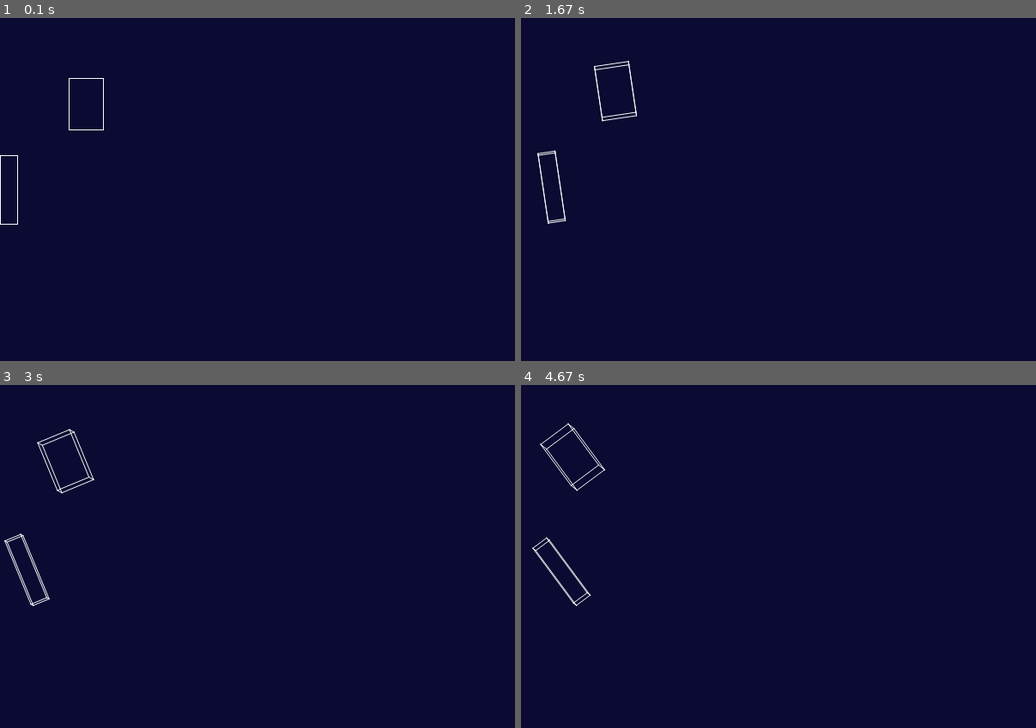
Above: before the commit, frames 1-4 (two rows, left to right).
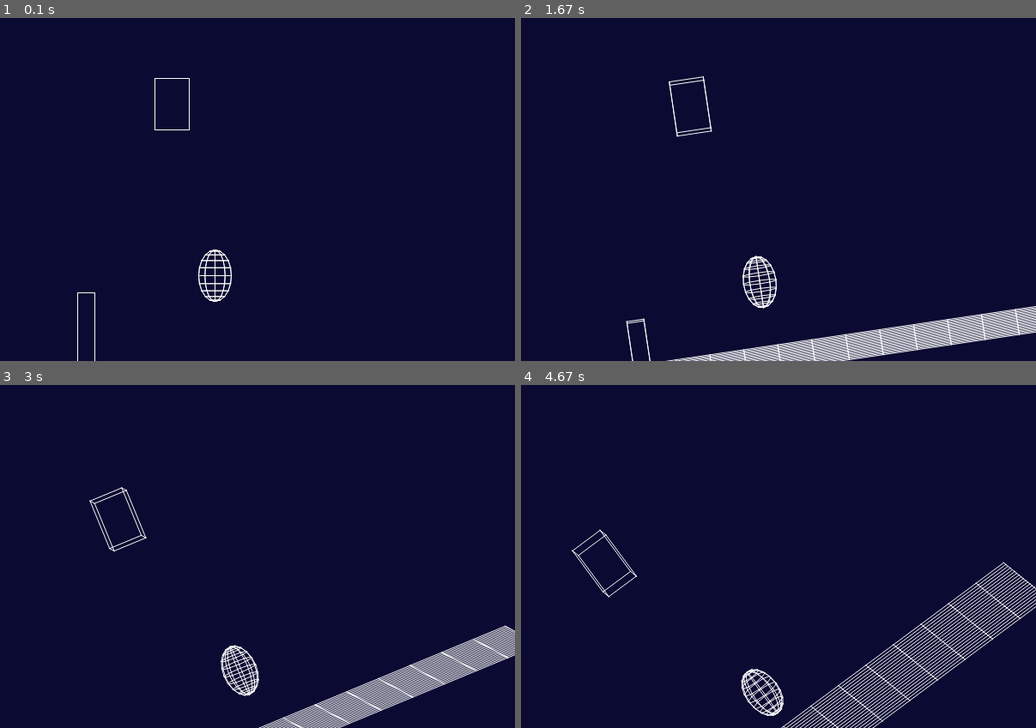
Above: after the commit, the same moments.

Repository: petercollingridge/Pygame3D
Game: pygame game, started from examples.py
The game is run twice, just before and just after one commit, with the same random seed, the same clock (stepped at 60 frames per second) and the same inputs. The source is Python 2; it was converted automatically to run under Python 3.
Inputs:
- Up to frame 1 (0.1 s): no input
- Up to frame 2 (1.67 s): hold Right 0.33-0.8 s; hold Up 0.83-1.13 s; hold W 0.83-1.13 s; tap Z at 0.9, 1.23, 1.53 s; tap = at 0.98 s; hold Right 1.17-1.63 s; tap - at 1.32 s
- Up to frame 3 (3 s): hold Left 1.67-2.2 s; hold A 1.67-2.2 s; tap Z at 1.73, 2.03, 2.3, 2.63, 2.93 s; hold Down 2.23-2.53 s; hold S 2.23-2.53 s; tap = at 2.38 s; hold Left 2.57-2.97 s; hold A 2.57-2.97 s; tap - at 2.72 s
- Up to frame 4 (4.67 s): hold Up 3-3.37 s; hold W 3-3.37 s; tap Z at 3.07, 3.47, 3.77, 4.13, 4.53 s; hold Right 3.4-4.03 s; tap = at 3.55 s; hold Down 4.07-4.43 s; hold S 4.07-4.43 s; tap - at 4.22 s; hold Left from 4.47 s (still down); hold A from 4.47 s (still down)

The runs differ from the first frame. In frame 1, 0.7% of the frame differs, in the area x 0-46%, y 17-100%; in frame 2, 5.5%, in the area x 3-100%, y 12-100%; in frame 3, 5.4%; in frame 4, 5.0%.

Commit message:
Added functions to create spheroids and a horizontal plane.

Diff:
--- a/examples.py
+++ b/examples.py
@@ -2,7 +2,7 @@
 import wireframeDisplay as wd
 
 def testWireframes():
-    """ Creates a triangle and cuboid wireframe """
+    """ Creates a triangle and cuboid wireframe. """
 
     triangle = wf.Wireframe()
     triangle.addNodes([[100,200,10], [200,200,10], [125,100,500]])
@@ -14,13 +14,15 @@
     print cuboid.nodes
 
 def testWireframeRotate():
+    """" Creates a cuboid and rotates it about the x-axis. """
+
     cuboid = wf.getCuboid((100,100,10), (20,30,40))
     cuboid.output()
     cuboid.rotateX(0, 0, 0.2)
     cuboid.output()
 
 def testWireframeGroup():
-    """ Create a group of wireframes consisting of two cuboids """
+    """ Create a group of wireframes consisting of two cuboids. """
 
     g = wf.WireframeGroup()
     g.addWireframe('cube1', wf.getCuboid((100,100,10), (20,30,40)))
@@ -28,9 +30,13 @@
     g.output()
 
 def testWireframeDisplay():
+    """ Create display with two cuboids, a plane and spheroid """
+
     viewer = wd.WireframeViewer(600, 400)
-    viewer.addWireframe('cube1',  wf.getCuboid((100,100,10), (20,30,40)))
-    viewer.addWireframe('cube2',  wf.getCuboid(( 10,200,10), (10,40,20)))
+    viewer.addWireframe('grid',  wf.getHorizontalGrid((20,400,0), (40,30), (14,20)))
+    viewer.addWireframe('cube1', wf.getCuboid((200,100,400), (20,30,40)))
+    viewer.addWireframe('cube2', wf.getCuboid((100,360, 20), (10,40,20)))
+    viewer.addWireframe('sphere', wf.getSpheroid((250,300, 100), (20,30,40)))
     viewer.run()
 
 #testWireframes()
--- a/wireframe.py
+++ b/wireframe.py
@@ -163,3 +163,37 @@
     cuboid.addEdges([(n,n+4) for n in range(0,4)]+[(n,n+1) for n in range(0,8,2)]+[(n,n+2) for n in (0,1,4,5)])
 
     return cuboid
+
+def getSpheroid((x,y,z), (rx, ry, rz), resolution=10):
+    """ Returns a wireframe spheroid centred on (x,y,z)
+        with a radius of (rx,ry,rz) in the respective axes. """
+
+    spheriod = Wireframe()
+    latitudes  = [n*np.pi/resolution for n in range(1,resolution)]
+    longitudes = [n*2*np.pi/resolution for n in range(resolution)]
+
+    # Add nodes except for poles
+    spheriod.addNodes([(x + rx*np.sin(n)*np.sin(m), y - ry*np.cos(m), z - rz*np.cos(n)*np.sin(m)) for m in latitudes for n in longitudes])
+
+    # Add lines of latitudes
+    spheriod.addEdges([(n*resolution+m, n*resolution+(m+1)%resolution) for n in range(resolution-1) for m in range(resolution)])
+
+    # Add lines of longitude (don't reach poles)
+    spheriod.addEdges([(n*resolution+m, (n+1)*resolution+m) for n in range(resolution-2) for m in range(resolution)])
+
+    # Add poles and joining edges
+    spheriod.addNodes([(x, y+ry, z),(x, y-ry, z)])
+    spheriod.addEdges([(len(spheriod.nodes)-1, n) for n in range(resolution)])
+    spheriod.addEdges([(len(spheriod.nodes)-2, len(spheriod.nodes)-3-n) for n in range(resolution)])
+
+    return spheriod
+
+def getHorizontalGrid((x,y,z), (dx,dz), (nx,nz)):
+    """ Returns a nx by nz wireframe grid that starts at (x,y,z) with width dx.nx and depth dz.nz. """
+
+    grid = Wireframe()
+    grid.addNodes(np.array([[x+n1*dx, y, z+n2*dz] for n1 in range(nx+1) for n2 in range(nz+1)]))
+    grid.addEdges([(n1*(nz+1)+n2,n1*(nz+1)+n2+1) for n1 in range(nx+1) for n2 in range(nz)])
+    grid.addEdges([(n1*(nz+1)+n2,(n1+1)*(nz+1)+n2) for n1 in range(nx) for n2 in range(nz+1)])
+
+    return grid
